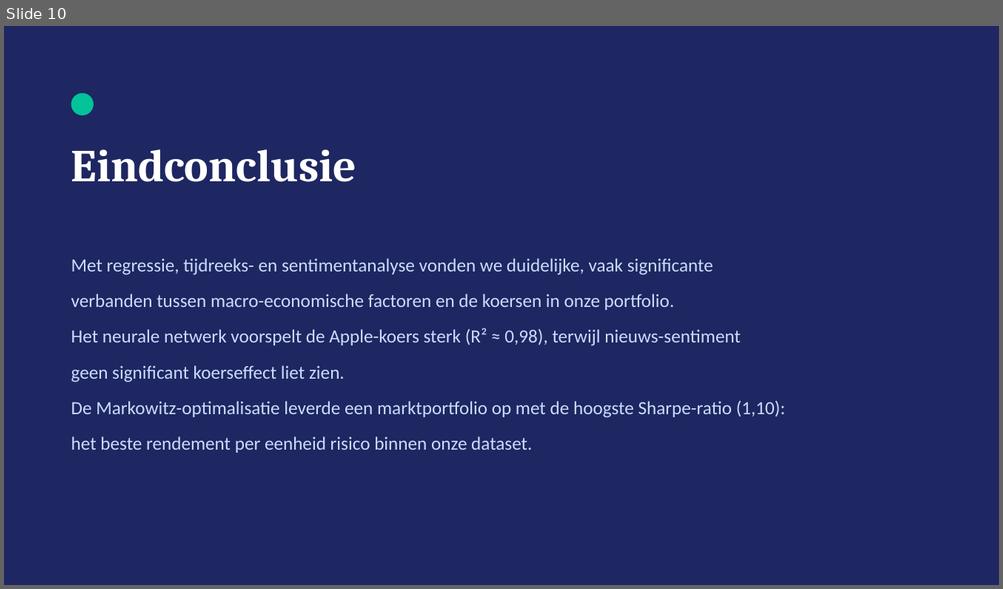
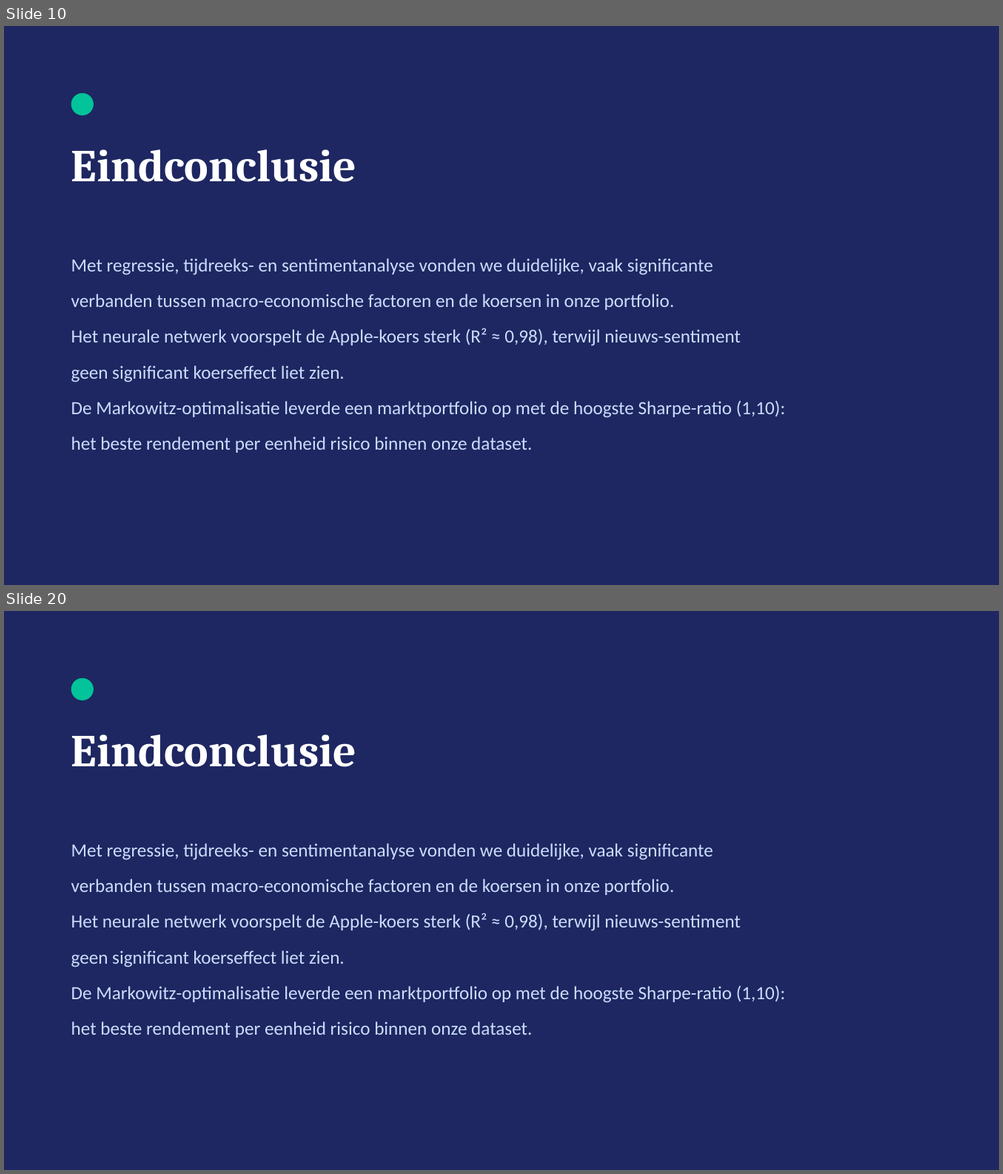
Before and after one commit to michaelraykuster-spec/Werkplaats-2-opdracht-Groep-3, a slide deck: Werkplaats2_Groep3_Eindpresentatie.pptx. Shown one above the other, each under a label of ours: slide 10 before the commit, slides 10 and 20 after it; the slides between them are not shown. The pictures are 1003x589 and 1003x1174 pixels, drawn with LibreOffice and Linux fonts; fonts in the diff are those of the drawing. Boxes give left, top, right and bottom in pixels: in the first picture for what was removed or moved away, otherwise in the second. Text is boxed around its words. In the diff, an @@ line names an element or a change of style, - is before the commit and + after.

```diff
--- a/Werkplaats2_Groep3_Eindpresentatie.pptx
+++ b/Werkplaats2_Groep3_Eindpresentatie.pptx
@@ slide 20 added at box(4, 611, 999, 1170), background #FFFFFF @@
@@ rectangle added at box(4, 611, 999, 1170), fill #1E2761 @@
@@ ellipse added at box(71, 678, 94, 701), fill #02C39A @@
@@ text added at box(71, 735, 356, 767), 44 pt, text #FFFFFF, bold @@
+Eindconclusie
@@ text added at box(71, 843, 785, 1038), 18 pt, text #CADCFC @@
+Met regressie, tijdreeks- en sentimentanalyse vonden we duidelijke, vaak significante
+verbanden tussen macro-economische factoren en de koersen in onze portfolio.
+Het neurale netwerk voorspelt de Apple-koers sterk (R² ≈ 0,98), terwijl nieuws-sentiment
+geen significant koerseffect liet zien.
+De Markowitz-optimalisatie leverde een marktportfolio op met de hoogste Sharpe-ratio (1,10):
+het beste rendement per eenheid risico binnen onze dataset.
```
Also in this commit, not shown: 9 other slides added.
